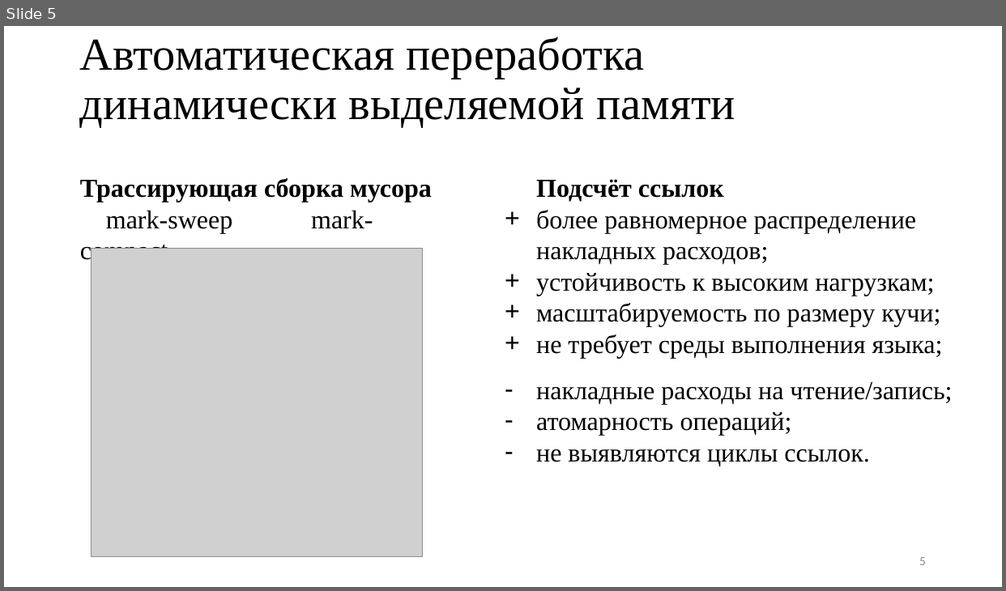
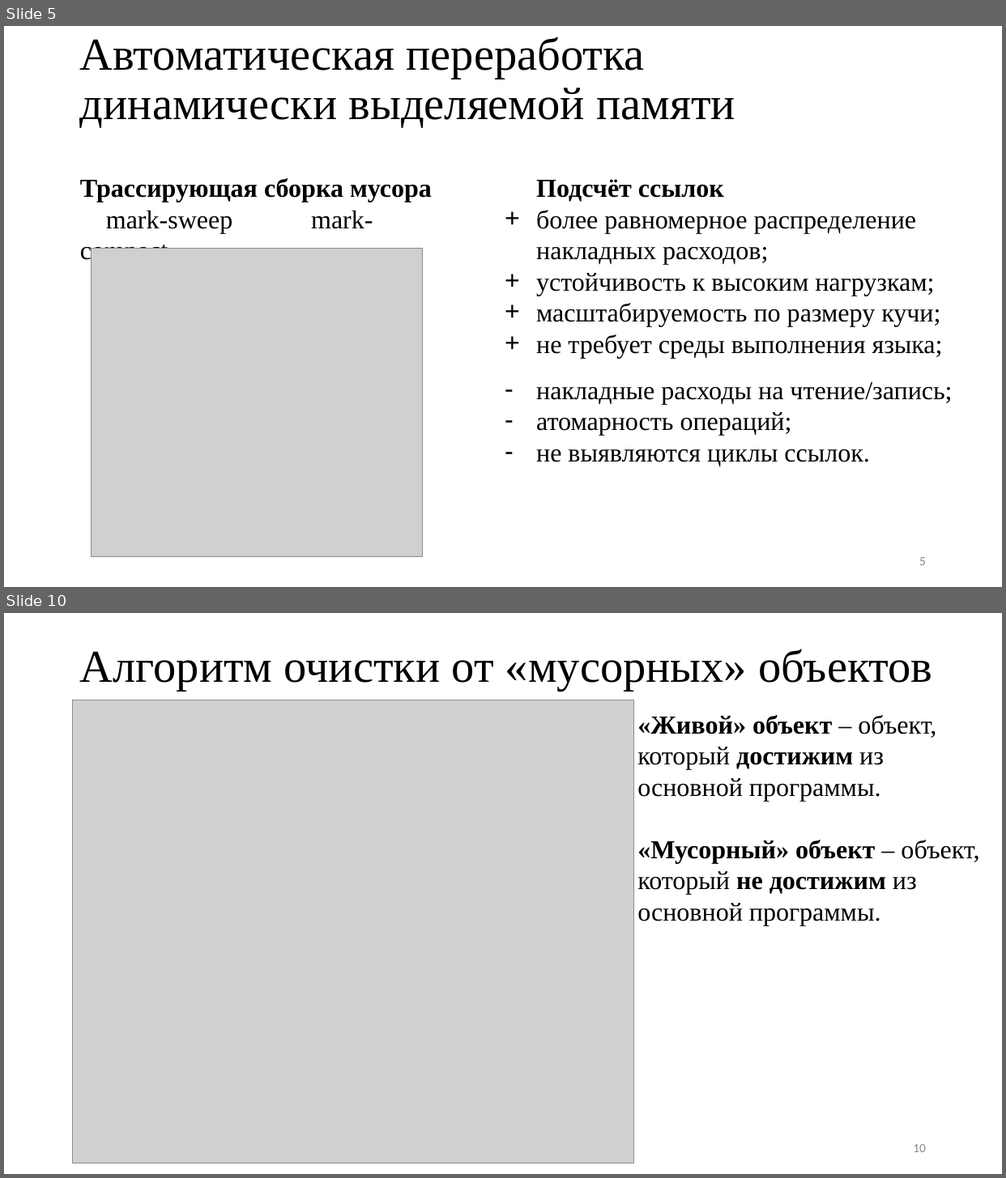
Before and after one commit to Inspirate789/alloc, a slide deck: docs/presentation/bachelor-thesis.pptx. Shown one above the other, each under a label of ours: slide 5 before the commit, slides 5 and 10 after it; the slides between them are not shown. The pictures are 1006x591 and 1006x1178 pixels, drawn with LibreOffice and Linux fonts; fonts in the diff are those of the drawing; grey boxes stand for pictures. Boxes give left, top, right and bottom in pixels: in the first picture for what was removed or moved away, otherwise in the second. Text is boxed around its words. In the diff, an @@ line names an element or a change of style, - is before the commit and + after.

```diff
--- a/docs/presentation/bachelor-thesis.pptx
+++ b/docs/presentation/bachelor-thesis.pptx
@@ slide 10 added at (4,613,1002,1174), background #FFFFFF @@
@@ title added at (80,649,932,691), 44 pt, text #000000 @@
+Алгоритм очистки от «мусорных» объектов
@@ picture added at (73,700,634,1163) @@
@@ text added at (637,715,979,926), 25 pt, text #000000 @@
+«Живой» объект – объект, который достижим из основной программы.
+«Мусорный» объект – объект, который не достижим из основной программы.
@@ page number added at (913,1144,926,1152), 12 pt, text #888888 @@
+10
```
Also in this commit, not shown: 8 slides changed, 4 other slides added, 5 slides removed, 21 other files.
